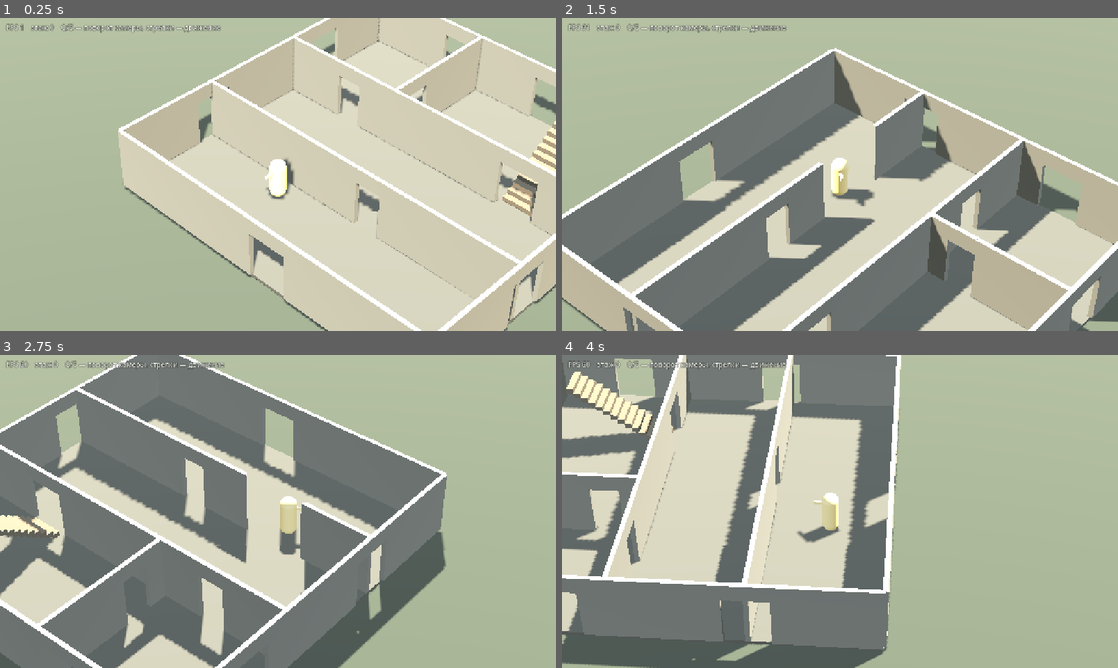
Above: before the commit, frames 1-4 (two rows, left to right).
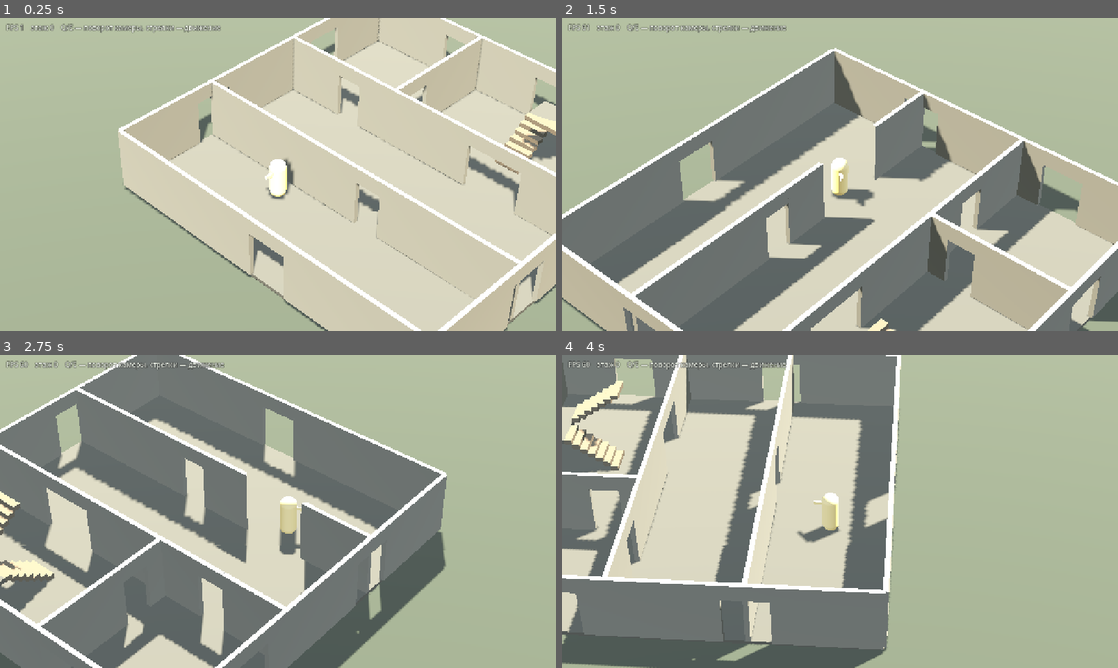
Above: after the commit, the same moments.

Repository: SashkoSoft/Godot_skilled
Game: Godot game, scene res://main.tscn
The game is run twice, just before and just after one commit, with the same random seed, the same clock (stepped at 60 frames per second) and the same inputs.
Inputs:
- Up to frame 1 (0.25 s): no input
- Up to frame 2 (1.5 s): hold Right (ui_right) 0.53-1.28 s; hold Q 0.53-1.28 s; hold Down (ui_down) from 1.28 s (still down); tap E at 1.35 s
- Up to frame 3 (2.75 s): release Down (ui_down) at 2.03 s; hold Right (ui_right) from 2.03 s (still down); hold Q from 2.03 s (still down)
- Up to frame 4 (4 s): release Right (ui_right) at 2.78 s; release Q at 2.78 s; hold Up (ui_up) 2.78-3.53 s; tap E at 2.85 s; hold Left (ui_left) from 3.53 s (still down); hold Q from 3.53 s (still down)

The runs differ from the first frame. In frame 1, 2.1% of the frame differs, in the area x 83-100%, y 26-65%; in frame 2, 0.7%; in frame 3, 3.1%, in the area x 0-57%, y 4-85%; in frame 4, 2.9%.

Commit message:
Многоэтажный дом с настоящей лестничной клеткой
Четыре этажа (--floors=N), лестница как в жилом доме: два марша
с разворотом на 180 градусов и промежуточной площадкой на середине
высоты этажа. Подступенок 21 см, проступь 31 см, уклон 34 градуса.

Коллизия марша — наклонная плита, а не клин: у клина плоское дно,
поэтому марш следующего этажа нависал над текущим и просвет падал
до 1.5 м — игрок бился головой ровно посреди подъёма. С плитой,
повторяющей уклон, под маршем остаётся ~2.7 м.

Проём в перекрытии теперь вырезается по всей лестничной клетке
и считается из её габаритов.

Автотест поднимается по всем этажам подряд: низ марша, промежуточная
площадка, разворот, выход на этаж — и так до верхнего.

Co-Authored-By: Claude Opus 5 (1M context) <noreply@anthropic.com>
Claude-Session: https://claude.ai/code/session_01FPrhjLxAG2mJUWcS5VWYtY

Diff:
--- a/game/building.gd
+++ b/game/building.gd
@@ -9,13 +9,16 @@
 const FLOOR_HEIGHT := 3.0     ## высота этажа в метрах
 const WALL_THICK := 0.2
 const SIZE := 16.0            ## дом 16x16 м
-## Лестница: положение и габариты марша. Из них же считается проём
-## в перекрытии и площадка наверху — иначе со ступеней некуда выйти.
-const STAIR_X := 4.5
-const STAIR_W := 1.5
-const STAIR_Z0 := -2.4        ## низ марша (со стороны комнаты)
-const STAIR_RUN := 4.2        ## горизонтальная длина: угол ~36°
-const LANDING := 1.4          ## глубина площадки за верхом марша
+## Лестничная клетка: два марша с разворотом на 180° и промежуточной
+## площадкой — как в обычном жилом доме.
+## Подступенок ~21 см, проступь ~31 см, уклон ~34° — реальные пропорции.
+const BAY_X0 := 2.0           ## границы клетки по X
+const BAY_X1 := 4.6
+const BAY_Z_FAR := -7.5       ## дальний край (за промежуточной площадкой)
+const BAY_Z_NEAR := -4.1      ## ближний край: отсюда входят и сюда выходят
+const FLIGHT_RUN := 2.2       ## горизонтальная длина одного марша
+const FLIGHT_W := 1.2         ## ширина марша
+const STEPS_PER_FLIGHT := 7
 const DOOR_W := 1.2
 const DOOR_H := 2.1
 
@@ -79,7 +82,7 @@
 
 	for f in floors_count:
 		by_floor[f] = []
-		# Лестница нужна только там, откуда есть куда подниматься.
+		# Марши нужны только там, откуда есть куда подниматься.
 		_build_floor(f, f < floors_count - 1)
 	# Крыша — это перекрытие над верхним этажом.
 	_slab(floors_count - 1, true)
@@ -116,7 +119,7 @@
 	# Внутренние перегородки. Проём напротив лестницы обязателен:
 	# иначе к ней просто не подойти.
 	_wall_run(f, Vector3(0, y, -2.0), Vector3(1, 0, 0), SIZE,
-			[Vector2(-4.5, DOOR_W), Vector2(STAIR_X, 1.8)], true)
+			[Vector2(-4.5, DOOR_W), Vector2((BAY_X0 + BAY_X1) * 0.5, BAY_X1 - BAY_X0)], true)
 	_wall_run(f, Vector3(0, y, 3.0), Vector3(1, 0, 0), SIZE, [Vector2(1.0, DOOR_W)], true)
 	_wall_run(f, Vector3(-2.0, y, -5.0), Vector3(0, 0, 1), 6.0, [Vector2(1.5, DOOR_W)], true)
 
@@ -203,16 +206,14 @@
 			(by_floor[f] as Array).erase(body)
 			body.queue_free()
 	var y := f * FLOOR_HEIGHT
-	var top_z := STAIR_Z0 - STAIR_RUN          # где марш выходит на этаж
-	var x0 := STAIR_X - STAIR_W * 0.5 - 0.4    # края проёма с запасом
-	var x1 := SIZE * 0.5
+	var half := SIZE * 0.5
+	# Дыра — вся лестничная клетка: над маршами и промежуточной площадкой
+	# перекрытия быть не должно, иначе на подъёме упираешься головой.
 	var pieces: Array[Rect2] = [
-		# всё, что левее лестницы
-		Rect2(Vector2(-SIZE * 0.5, -SIZE * 0.5), Vector2(x0 + SIZE * 0.5, SIZE)),
-		# правее лестницы, ближняя часть
-		Rect2(Vector2(x0, STAIR_Z0 + 1.2), Vector2(x1 - x0, SIZE * 0.5 - STAIR_Z0 - 1.2)),
-		# ПЛОЩАДКА за верхом марша — без неё со ступеней некуда выйти
-		Rect2(Vector2(x0, -SIZE * 0.5), Vector2(x1 - x0, top_z + SIZE * 0.5)),
+		Rect2(Vector2(-half, -half), Vector2(BAY_X0 + half, SIZE)),                 # левее клетки
+		Rect2(Vector2(BAY_X1, -half), Vector2(half - BAY_X1, SIZE)),                # правее
+		Rect2(Vector2(BAY_X0, BAY_Z_NEAR), Vector2(BAY_X1 - BAY_X0, half - BAY_Z_NEAR)),  # перед клеткой
+		Rect2(Vector2(BAY_X0, -half), Vector2(BAY_X1 - BAY_X0, BAY_Z_FAR + half)),  # за клеткой
 	]
 	for i in pieces.size():
 		var r: Rect2 = pieces[i]
@@ -227,48 +228,74 @@
 		mi.set_meta("is_ceiling", true)
 
 
-## Лестница с этажа f на f+1.
-## Ступени — только визуал. Физика — один наклонный коллайдер (рампа):
-## CharacterBody3D не умеет шагать на уступ, для него ступенька это стена.
+## Лестница с этажа f на f+1: два марша с разворотом и площадкой между ними.
+## Ступени — только визуал, физика — клинья: CharacterBody3D не умеет
+## шагать на уступ, для него ступенька это стена.
 func _stairs(f: int) -> void:
-	var steps := 14
 	var y0 := f * FLOOR_HEIGHT
-	var step_h := FLOOR_HEIGHT / float(steps)
-	var z0 := STAIR_Z0
-	var run := STAIR_RUN
-	var step_d := run / float(steps)
-	var rise := FLOOR_HEIGHT
-
-	for i in steps:
+	var half_rise := FLOOR_HEIGHT * 0.5
+	var x_up := BAY_X0 + FLIGHT_W * 0.5          # марш вверх: вдоль -Z
+	var x_down := BAY_X1 - FLIGHT_W * 0.5        # марш после разворота: вдоль +Z
+	var z_mid := BAY_Z_NEAR - FLIGHT_RUN         # где кончается первый марш
+
+	# Первый марш: от пола этажа до промежуточной площадки.
+	_flight(f, Vector3(x_up, y0, BAY_Z_NEAR), Vector3(0, 0, -1), half_rise)
+	# Промежуточная площадка на высоте половины этажа.
+	_landing(f, y0 + half_rise)
+	# Второй марш: разворот на 180°, от площадки до пола следующего этажа.
+	_flight(f, Vector3(x_down, y0 + half_rise, z_mid), Vector3(0, 0, 1), half_rise)
+
+
+## Один марш: визуальные ступени + клин-коллайдер.
+func _flight(f: int, start: Vector3, dir: Vector3, rise: float) -> void:
+	var step_h := rise / float(STEPS_PER_FLIGHT)
+	var step_d := FLIGHT_RUN / float(STEPS_PER_FLIGHT)
+
+	for i in STEPS_PER_FLIGHT:
 		var mesh := BoxMesh.new()
-		mesh.size = Vector3(STAIR_W, step_h, step_d)
-		var mi := _spawn_visual(mesh, Vector3(STAIR_X, y0 + step_h * (i + 0.5), z0 - step_d * i),
-				_mat_stair, f)
-		mi.name = "Step_%d_%d" % [f, i]
-
-	# Коллизия лестницы — клин (треугольная призма), а не коробка:
-	# у клина нулевая высота на входе, поэтому нет торца-уступа и капсула
-	# не зажимается между рампой и плитой пола.
-	var hw := STAIR_W * 0.5
+		mesh.size = Vector3(FLIGHT_W, step_h, step_d)
+		var pos := start + dir * (step_d * (i + 0.5))
+		pos.y = start.y + step_h * (i + 0.5)
+		var mi := _spawn_visual(mesh, pos, _mat_stair, f)
+		mi.name = "Step_%d" % f
+
+	var hw := FLIGHT_W * 0.5
+	var zs := 0.0
+	var ze := FLIGHT_RUN * dir.z
+	# Наклонная плита, а не клин: у клина плоское дно, и марш следующего этажа
+	# нависает над этим — просвет падает до 1.5 м, игрок бьётся головой.
+	# Плита повторяет уклон, поэтому под ней остаётся ~2.7 м.
+	var th := 0.25
 	var pts := PackedVector3Array([
-		Vector3(-hw, 0.0, z0),                    # нижняя кромка, у пола
-		Vector3(hw, 0.0, z0),
-		Vector3(-hw, 0.0, z0 - run),              # дальний низ
-		Vector3(hw, 0.0, z0 - run),
-		Vector3(-hw, rise, z0 - run),             # верх лестницы
-		Vector3(hw, rise, z0 - run),
+		Vector3(-hw, 0.0, zs), Vector3(hw, 0.0, zs),
+		Vector3(-hw, -th, zs), Vector3(hw, -th, zs),
+		Vector3(-hw, rise, ze), Vector3(hw, rise, ze),
+		Vector3(-hw, rise - th, ze), Vector3(hw, rise - th, ze),
 	])
 	var wedge := ConvexPolygonShape3D.new()
 	wedge.points = pts
 
-	var ramp := StaticBody3D.new()
+	var body := StaticBody3D.new()
 	var shape := CollisionShape3D.new()
 	shape.shape = wedge
-	ramp.add_child(shape)
-	ramp.position = Vector3(STAIR_X, y0, 0.0)
-	add_child(ramp)
-	ramp.set_meta("floor", f)
-	(by_floor[f] as Array).append(ramp)
+	body.add_child(shape)
+	body.position = Vector3(start.x, start.y, start.z)
+	add_child(body)
+	body.set_meta("floor", f)
+	(by_floor[f] as Array).append(body)
+
+
+## Промежуточная площадка между маршами.
+func _landing(f: int, y: float) -> void:
+	var mesh := BoxMesh.new()
+	mesh.size = Vector3(BAY_X1 - BAY_X0, WALL_THICK, BAY_Z_NEAR - FLIGHT_RUN - BAY_Z_FAR)
+	var pos := Vector3(
+		(BAY_X0 + BAY_X1) * 0.5,
+		y - WALL_THICK * 0.5,
+		(BAY_Z_FAR + BAY_Z_NEAR - FLIGHT_RUN) * 0.5
+	)
+	var mi := _spawn(mesh, pos, _mat_floor, f)
+	mi.name = "Landing_%d" % f
 
 
 func _spawn(mesh: Mesh, pos: Vector3, mat: ShaderMaterial, f: int) -> MeshInstance3D:
--- a/game/main.gd
+++ b/game/main.gd
@@ -21,6 +21,7 @@
 var _shot_frames: int = SHOT_DEFAULT_FRAMES
 var _shot_yaw_deg: float = -1.0
 var _start_floor: int = 0
+var _floors: int = 4
 var _walk_test := false
 var _walk_route := "stairs"
 var _route: Array[Vector3] = []
@@ -113,7 +114,7 @@
 	building = Building.new()
 	building.name = "Building"
 	add_child(building)
-	building.build(2)
+	building.build(_floors)
 
 	player = Player.new()
 	player.name = "Player"
@@ -140,16 +141,17 @@
 					Vector3(0.5, 0, 6.5),
 				]
 			_:
-				# путь до лестницы и подъём на второй этаж
+				# путь по лестничной клетке: два марша с разворотом на каждый этаж
 				_route = [
 					Vector3(1.0, 0, 3.4),
-					Vector3(2.5, 0, -1.0),
-					Vector3(4.5, 0, -1.2),
-					Vector3(4.5, 0, -2.3),
-					Vector3(4.5, 3, -6.6),
-					Vector3(6.6, 3, -7.2),
-					Vector3(0.0, 3, -6.0),
+					Vector3(3.3, 0, -1.5),
 				]
+				for f in _floors - 1:
+					var y := f * 3.0
+					_route.append(Vector3(2.6, y, -3.9))          # низ первого марша
+					_route.append(Vector3(2.6, y + 1.5, -6.6))    # промежуточная площадка
+					_route.append(Vector3(4.0, y + 1.5, -6.6))    # разворот на второй марш
+					_route.append(Vector3(4.0, y + 3.0, -4.3))    # выход на следующий этаж
 		player.auto_target = _route[0]
 
 	occ = Occlusion.new()
@@ -199,6 +201,8 @@
 			_shot_yaw_deg = float(a.substr(11))
 		elif a.begins_with("--start-floor="):
 			_start_floor = int(a.substr(14))
+		elif a.begins_with("--floors="):
+			_floors = maxi(2, int(a.substr(9)))
 		elif a == "--walk-test" or a.begins_with("--walk-test="):
 			_walk_test = true
 			if a.contains("="):
